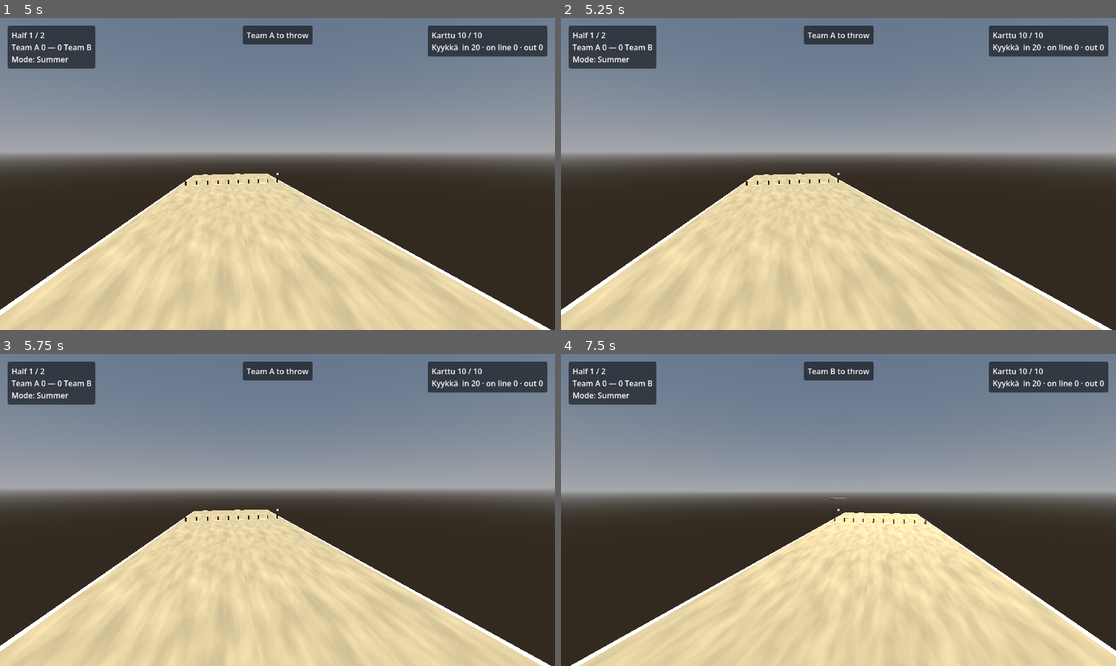
Above: before the commit, frames 1-4 (two rows, left to right).
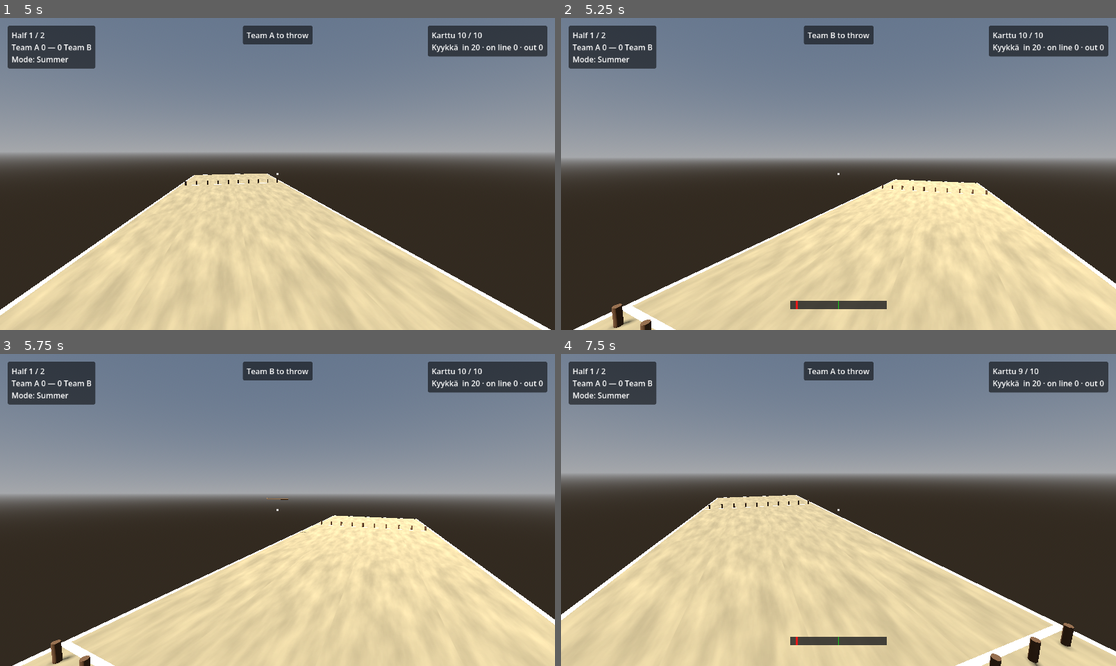
Above: after the commit, the same moments.

Repository: ration/kyykka
Game: Godot game, scene res://scenes/main_menu.tscn
Same seed, same stepped clock (60 frames per second), same inputs: the game is played once before the commit and once after it.
Inputs (mouse positions are in pixels of both pictures, inside the frame that each line leads up to):
- Up to frame 1 (5 s): click "Start Summer Match" at 0.5 s; tap Enter at 1.25, 3.5 s; move the mouse to (305, 174) at 1.27 s; hold Shift 1.28-2.03 s; click (305, 174) at 1.42 s; move the mouse to (249, 174) at 2.02 s; tap Alt at 2.1, 4.35 s; click (249, 174) at 2.17 s; tap Space at 2.75, 4.25 s; move the mouse to (288, 167) at 2.77 s; tap Ctrl at 2.85 s; click (288, 167) at 2.92 s; move the mouse to (271, 180) at 3.52 s; tap Shift at 3.6 s; click (271, 180) at 3.67 s; move the mouse to (316, 177) at 4.27 s; click (316, 177) at 4.42 s
- Up to frame 2 (5.25 s): tap Enter at 5 s; move the mouse to (794, 170) at 5.02 s; tap Ctrl at 5.1 s; click (794, 170) at 5.17 s
- Up to frame 3 (5.75 s): no input
- Up to frame 4 (7.5 s): move the mouse to (844, 510) at 5.77 s; hold Shift 5.78-6.53 s; click (844, 510) at 5.92 s; move the mouse to (816, 503) at 6.52 s; tap Alt at 6.6 s; click (816, 503) at 6.67 s; move the mouse to (866, 510) at 7.27 s; tap Ctrl at 7.35 s; click (866, 510) at 7.42 s

Frame 1 is identical in both runs. In frame 2, 22% of the frame differs, in the area x 0-100%, y 4-100%; in frame 3, 22%; in frame 4, 26%.

Commit message:
Stop winter throws stalling on a karttu that slid off the ground
Verified the Summer/Winter WIP end-to-end with the throw simulator for the
first time: every winter throw hit the 5s settle timeout. The winter
karttu's halved landed damping (0.7) slid it off the end of the ground
collision, where it fell forever and never slept; struck kyykkä
occasionally went off the edge the same way in summer (the ~82m
"displacements" in the simulator output).

- SettlingBody freezes any body that drops below y = -1 m, and
  _await_settle() counts a frozen body as settled.
- Winter karttu landed damping: linear 0.7 -> 1.8 (stops ~13m out, past
  the pesä's 10m back line and short of the 15m ground edge; summer stops
  ~11.7m), angular 1.5 -> 5.0 (on ice a stopped karttu kept turning slowly
  enough to dodge both the sleep threshold and the watchdog).

16 throws per mode: summer 16/16 contact, 56% scored, 2/16 timeouts;
winter 15/16 contact, 50% scored, 1/16 timeouts (was 16/16).

Co-Authored-By: Claude Opus 5.5 (1M context) <noreply@anthropic.com>

Diff:
--- a/scripts/game_mode.gd
+++ b/scripts/game_mode.gd
@@ -5,8 +5,8 @@
 ## channel through change_scene_to_file().
 ##
 ## Summer keeps the current sand-court defaults; winter uses a snow-lit
-## palette and lowers karttu friction/landed-damping so the karttu keeps
-## sliding across the pesä after landing (real winter kyykkä on ice).
+## palette and lowers karttu friction so the karttu keeps sliding across
+## the pesä after landing (real winter kyykkä on ice).
 ## Only the karttu is affected — the kyykkä pieces still use the sturdy
 ## damping they need to stay upright and settle without rocking on
 ## BoxShape3D corners (see the corner-balance note in CLAUDE.md).
@@ -23,21 +23,27 @@
 # Karttu tuning ---------------------------------------------------------------
 # Summer values are the current tuned defaults from CLAUDE.md's karttu note
 # (friction 0.1, landed_linear_damp 2.0, landed_angular_damp 3.0). Winter
-# drops friction 5x and roughly halves landed damping so a landed karttu
-# slides much further on the "ice"; still short enough that the karttu
-# settles within settle_timeout_seconds (5s), verified via
-# tools/simulate_throws.gd.
+# drops friction 5x so a landed karttu slides further on the "ice": it
+# comes to rest ~13 m out (just past the pesä's 10 m back line) instead of
+# summer's ~11.7 m. Measured with a karttu slide sweep:
+# - Landed linear damping was only lowered a little (2.0 -> 1.8). Halving
+#   it (0.7) slid the karttu off the end of the ground on every throw, and
+#   even 1.3 did on 9 of 10.
+# - Landed angular damping is *raised* (3.0 -> 5.0): on near-frictionless
+#   ground a stopped karttu kept turning slowly (~0.1-0.25 rad/s), above
+#   the sleep threshold but too slowly for SettlingBody's watchdog, and hit
+#   settle_timeout_seconds (5s) on most throws. At 5.0 none did.
 
 func karttu_friction() -> float:
 	return 0.02 if current == Mode.WINTER else 0.1
 
 
 func karttu_landed_linear_damp() -> float:
-	return 0.7 if current == Mode.WINTER else 2.0
+	return 1.8 if current == Mode.WINTER else 2.0
 
 
 func karttu_landed_angular_damp() -> float:
-	return 1.5 if current == Mode.WINTER else 3.0
+	return 5.0 if current == Mode.WINTER else 3.0
 
 
 # Ground appearance -----------------------------------------------------------
--- a/scripts/settling_body.gd
+++ b/scripts/settling_body.gd
@@ -11,9 +11,17 @@
 ## settle takes, diagnosed via tools/simulate_throws.gd). If a body
 ## isn't asleep but also hasn't moved more than STUCK_POSITION_THRESHOLD
 ## in STUCK_TIMEOUT_SECONDS, force it to settle.
+##
+## A body knocked or slid past the edge of the ground collision falls
+## forever and never sleeps, which used to stall every such throw for the
+## full settle_timeout_seconds (diagnosed via tools/simulate_throws.gd: a
+## winter karttu sliding off the end of the court on every throw, and
+## struck kyykkä occasionally pushed off it in summer too). Once a body
+## drops below FELL_OFF_HEIGHT it's frozen in place instead.
 
 const STUCK_TIMEOUT_SECONDS := 2.0
 const STUCK_POSITION_THRESHOLD := 0.02  ## metres
+const FELL_OFF_HEIGHT := -1.0  ## metres; the ground's top surface is y = 0
 
 var _stuck_timer: float = 0.0
 var _last_position: Vector3
@@ -24,6 +32,15 @@
 
 
 func _physics_process(delta: float) -> void:
+	if freeze:
+		return
+
+	if global_position.y < FELL_OFF_HEIGHT:
+		linear_velocity = Vector3.ZERO
+		angular_velocity = Vector3.ZERO
+		freeze = true
+		return
+
 	if sleeping:
 		_stuck_timer = 0.0
 		_last_position = global_position
--- a/scripts/throwing/throw_controller.gd
+++ b/scripts/throwing/throw_controller.gd
@@ -235,7 +235,9 @@
 	while elapsed < settle_timeout_seconds:
 		await get_tree().physics_frame
 		elapsed += step
-		if bodies.all(func(b: RigidBody3D) -> bool: return b.sleeping):
+		# Frozen counts as settled: SettlingBody freezes a body that fell
+		# off the edge of the ground, and a frozen body needn't report sleeping.
+		if bodies.all(func(b: RigidBody3D) -> bool: return b.sleeping or b.freeze):
 			return
 
 
Not shown, changed: CLAUDE.md
Not shown, changed: ROADMAP.md
